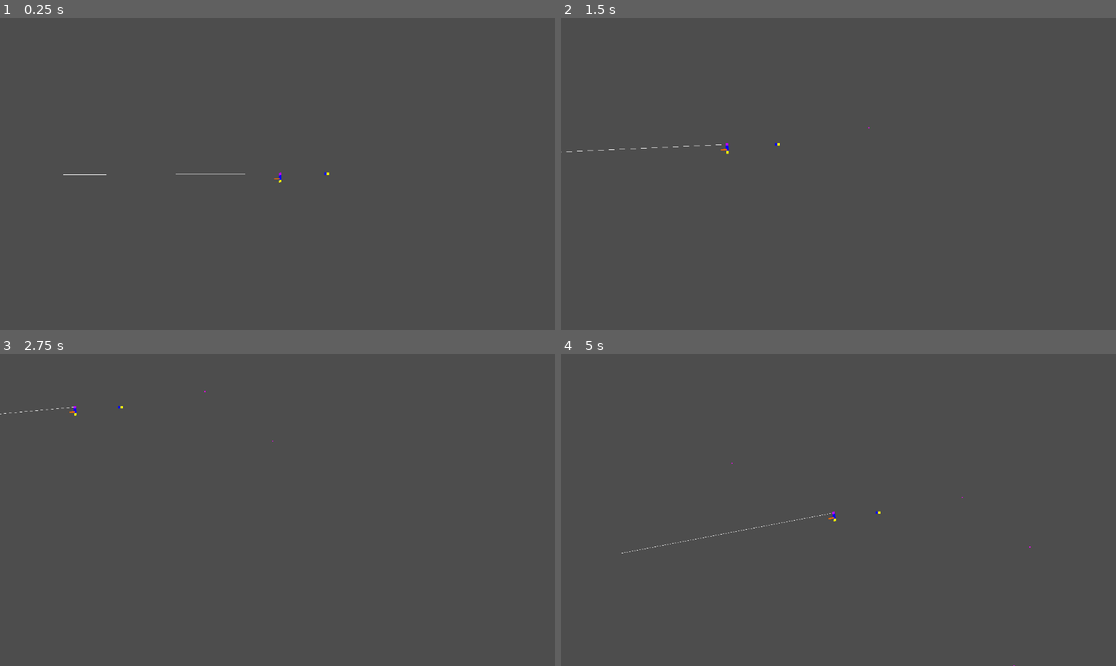
Above: before the commit, frames 1-4 (two rows, left to right).
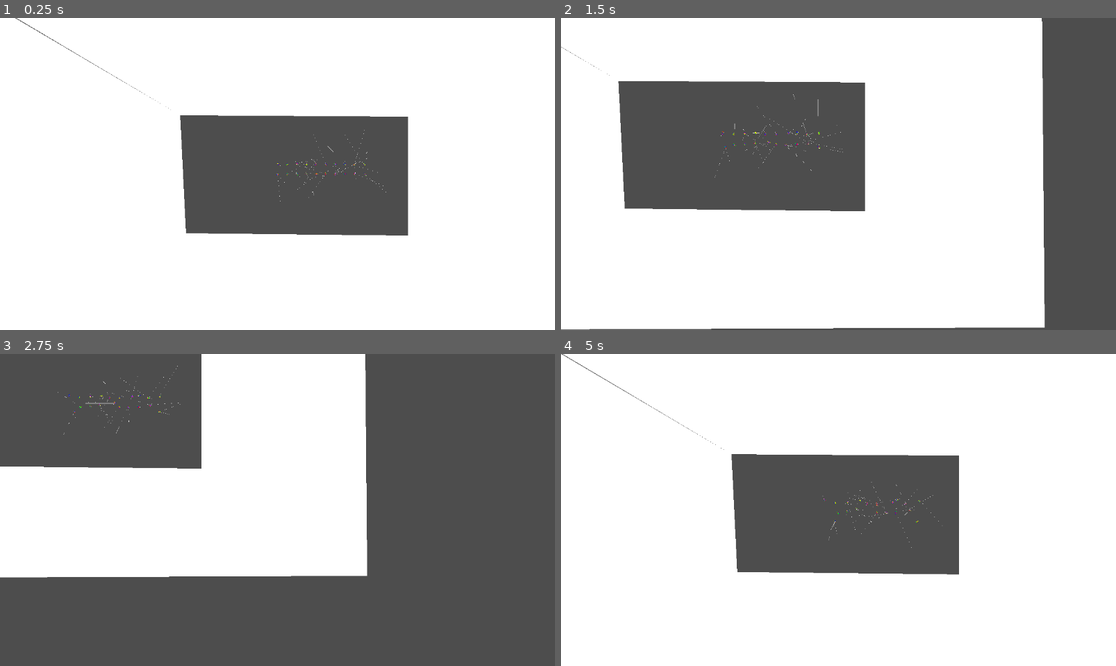
Above: after the commit, the same moments.

Repository: 06gusmog/EVOLUTIONATOR-4000
Game: Godot game, scene res://Misc/world.tscn
The game is run twice, just before and just after one commit, with the same random seed, the same clock (stepped at 60 frames per second) and the same inputs. Before the commit the project starts from res://Misc/testworld.tscn.
Inputs (mouse positions are in pixels of both pictures, inside the frame that each line leads up to):
- Up to frame 1 (0.25 s): no input
- Up to frame 2 (1.5 s): move the mouse to (960, 158) at 0.52 s; hold Right (right) 0.53-1.28 s; click (960, 158) at 0.6 s; tap Shift (zoom_in) at 0.8, 1.35 s; move the mouse to (727, 189) at 1.27 s; hold Down (down) from 1.28 s (still down)
- Up to frame 3 (2.75 s): tap Ctrl (zoom_out) at 1.55, 2.1 s; move the mouse to (333, 441) at 2.02 s; release Down (down) at 2.03 s; hold Right (right) from 2.03 s (still down); click (333, 441) at 2.3 s
- Up to frame 4 (5 s): move the mouse to (810, 572) at 2.77 s; release Right (right) at 2.78 s; hold Up (up) 2.78-3.53 s; click (810, 572) at 2.85 s; tap Shift (zoom_in) at 3.05, 3.6 s; move the mouse to (1005, 556) at 3.52 s; hold Left (left) from 3.53 s (still down); tap Ctrl (zoom_out) at 3.8, 4.35 s; move the mouse to (672, 463) at 4.27 s; click (672, 463) at 4.55 s

The runs differ from the first frame. In frame 1, 85% of the frame differs, in the area x 0-100%, y 0-100%; in frame 2, 69%; in frame 3, 34%; in frame 4, 85%.

Commit message:
Setup cell spawning and bugfixes
There is now a world where the cells spawn and I discovered some various bugs throughout the system. I also changed how the DNA works; now the cell type is selected with a .tscn at the end, because it was easier with the automatic DNA selection.

Diff:
--- a/Godot/Cell Types/Scripts/MoveCell.gd
+++ b/Godot/Cell Types/Scripts/MoveCell.gd
@@ -8,10 +8,10 @@
 func _interpret_special_sauce(special_sauce):
 	var sauce_values = get_from_sauce(special_sauce, ["angle", "weight"])
 	angle = sauce_values[0]
-	strength = sauce_values[1]
+	strength = sauce_values[1] * movement_tweak
 	force = Vector2(cos(angle), sin(angle)) * strength
 	sprite_2d_2.rotation = angle - PI/2
 
 func _act(input, delta):
 	get_parent().apply_impulse(input * force * delta, position)
-	sprite_2d_2.scale.y = strength * input
+	sprite_2d_2.scale.y = strength * input / (movement_tweak * 9)
--- a/Godot/Cell Types/Scripts/RotationCell.gd
+++ b/Godot/Cell Types/Scripts/RotationCell.gd
@@ -2,7 +2,7 @@
 var weight: float
 
 func _interpret_special_sauce(special_sauce):
-	weight = get_from_sauce(special_sauce, ["weight"])
+	weight = get_from_sauce(special_sauce, ["weight"])[0] * movement_tweak
 
 func _update_output(input):
 	output = 0
--- a/Godot/Misc/Creature.gd
+++ b/Godot/Misc/Creature.gd
@@ -2,7 +2,7 @@
 var DNA : Array
 var killing_queue : Array
 var cells : Array
-var energy = 100.0
+var energy = 1000.0
 var food_object
 
 @export var cell_weight : float
@@ -16,7 +16,7 @@
 	food_object = get_parent().get_node('FoodObject')
 	var i = 0
 	for RNA in DNA:
-		var cell_base = load("res://Cell Types/Scenes/" + RNA['Type'] + ".tscn")
+		var cell_base = load("res://Cell Types/Scenes/" + RNA['Type'])
 		var cell_instance = cell_base.instantiate()
 		add_child(cell_instance)
 		cell_instance.unpack(RNA, str(i))
@@ -40,18 +40,18 @@
 
 
 func _on_body_shape_entered(body_rid, body, body_shape_index, local_shape_index):
-	print('---Collision handling start---')
+	#print('---Collision handling start---')
 	if not body is RigidBody2D:
-		print('---Not a creature break---')
+		#print('---Not a creature break---')
 		return 0
 	var local_cell = cells[local_shape_index]
 	var body_cell = body.cells[body_shape_index]
 	print(body_cell)
 	print(local_cell)
 	if 'Eats' in body_cell.tags and not 'Inedible' in local_cell.tags:
-		print('-We have been consumed-')
-		kill_cell(local_shape_index)
-	print('---Collision handling end---')
+		#print('-We have been consumed-')
+		kill_cell(str(local_shape_index))
+	#print('---Collision handling end---')
 
 
 func kill_cell(cellID : String):
--- a/Godot/Misc/FoodObject.gd
+++ b/Godot/Misc/FoodObject.gd
@@ -20,6 +20,9 @@
 
 func _on_body_shape_entered(body_rid, body, body_shape_index, local_shape_index):
 	if body is RigidBody2D:
+		print('Food has been consumed')
+		print(local_shape_index)
+		print(get_child_count())
 		var energy_to_eat = eat_food(local_shape_index)
 		body.energy += energy_to_eat
 	else:
--- a/Godot/Misc/SimulationHandler.gd
+++ b/Godot/Misc/SimulationHandler.gd
@@ -1,18 +1,30 @@
-extends Node
+extends Node2D
 
 var rng = RandomNumberGenerator.new()
 var number_string = "0123456789"
 var cell_types = DirAccess.get_files_at("res://Cell Types/Scenes/")
-
+const CREATURE = preload("res://Misc/creature.tscn")
 @export var creature_amount: int
+@export var creature_size: int
 @export var special_sauce_length: int = 5
+@onready var camera_2d = $Camera2D
+@export var camera_move_speed = 5.0
+@onready var food_object = $FoodObject
 
 # Math functions
 
 func _ready():
-	var DNA = generate_random_DNA(10)
-	for RNA in DNA:
-		print(RNA)
+	for i in range(creature_amount):
+		var dudebro = CREATURE.instantiate()
+		dudebro.DNA = generate_random_DNA(creature_size)
+		dudebro.position += Vector2((i % 10)*20, int(i / 10) * -20)
+		add_child(dudebro)
+
+func _process(delta):
+	camera_2d.position += Input.get_vector( 'left', 'right', 'up', 'down') * camera_move_speed * 1/camera_2d.zoom
+	camera_2d.zoom -= Vector2(0.01, 0.01) * Input.get_axis("zoom_in", "zoom_out") * camera_2d.zoom
+	if Input.is_action_just_pressed("click"):
+		food_object.add_food(20, get_global_mouse_position())
 
 func generate_special_sauce(length : int):
 	var special_sauce = ""
--- a/Godot/Misc/creature.tscn
+++ b/Godot/Misc/creature.tscn
@@ -5,8 +5,8 @@
 [node name="Creature" type="RigidBody2D"]
 max_contacts_reported = 10
 contact_monitor = true
-linear_damp = 2.0
-angular_damp = 5.0
+linear_damp = 10.0
+angular_damp = 10.01
 script = ExtResource("1_2isnp")
 cell_weight = 1.0
 
--- a/Godot/Misc/food_bit.tscn
+++ b/Godot/Misc/food_bit.tscn
@@ -2,11 +2,11 @@
 
 [ext_resource type="Texture2D" uid="uid://be6tg6lcyhdvt" path="res://Misc/visuals/1_white_pixel.png" id="1_gkowr"]
 
-[sub_resource type="CircleShape2D" id="CircleShape2D_x482q"]
-radius = 1.0
+[sub_resource type="RectangleShape2D" id="RectangleShape2D_blp4a"]
+size = Vector2(0.5, 0.5)
 
 [node name="FoodBit" type="CollisionShape2D"]
-shape = SubResource("CircleShape2D_x482q")
+shape = SubResource("RectangleShape2D_blp4a")
 metadata/eaten = false
 
 [node name="Sprite2D" type="Sprite2D" parent="."]
--- a/Godot/Misc/testworld.gd
+++ b/Godot/Misc/testworld.gd
@@ -9,8 +9,9 @@
 	[
 		{'Type':'eye_cell', 'Position':Vector2(1,0), 'Connections':[], 'Special Sauce':'009'},
 		{'Type':'move_cell', 'Position':Vector2(1,1), 'Connections':['0'], 'Special Sauce':'1234'},
-		{'Type':'move_cell', 'Position':Vector2(1,2), 'Connections':['3'], 'Special Sauce':'505'},
-		{'Type':'neuron_cell', 'Position':Vector2(1,3), 'Connections':[], 'Special Sauce':'0051'}
+		{'Type':'move_cell', 'Position':Vector2(1,2), 'Connections':['3'], 'Special Sauce':'509'},
+		{'Type':'neuron_cell', 'Position':Vector2(1,3), 'Connections':[], 'Special Sauce':'0051'},
+		{'Type':'rotation_cell', 'Position':Vector2(1,4), 'Connections':['3'], 'Special Sauce':'999'}
 	],
 	[
 		{'Type':'move_cell', 'Position':Vector2(0,0), 'Connections':['1'], 'Special Sauce':'004'},
--- a/Godot/Misc/world.tscn
+++ b/Godot/Misc/world.tscn
@@ -1,8 +1,24 @@
-[gd_scene load_steps=2 format=3 uid="uid://dqhflav3j0b86"]
+[gd_scene load_steps=4 format=3 uid="uid://dqhflav3j0b86"]
 
 [ext_resource type="Script" path="res://Misc/SimulationHandler.gd" id="1_yl8cj"]
+[ext_resource type="PackedScene" uid="uid://bgpjpvrhc2ioi" path="res://Misc/food_object.tscn" id="2_8ygnx"]
 
+[sub_resource type="PhysicsMaterial" id="PhysicsMaterial_06e6h"]
 
 [node name="World" type="Node2D"]
 script = ExtResource("1_yl8cj")
-creature_amount = 10
+creature_amount = 20
+creature_size = 10
+
+[node name="Camera2D" type="Camera2D" parent="."]
+
+[node name="FoodObject" parent="." instance=ExtResource("2_8ygnx")]
+
+[node name="StaticBody2D" type="StaticBody2D" parent="."]
+physics_material_override = SubResource("PhysicsMaterial_06e6h")
+
+[node name="CollisionPolygon2D" type="CollisionPolygon2D" parent="StaticBody2D"]
+polygon = PackedVector2Array(-202, -122, -190, 123, 271, 128, 271, -119, -202, -122, -633, -378, 609, -353, 615, 351, -650, 356, -633, -378, -633, -378)
+
+[node name="Polygon2D" type="Polygon2D" parent="StaticBody2D"]
+polygon = PackedVector2Array(-202, -122, -190, 123, 271, 128, 271, -119, -202, -122, -633, -378, 609, -353, 615, 351, -650, 356, -633, -376)
--- a/Godot/Standards/Cell.gd
+++ b/Godot/Standards/Cell.gd
@@ -9,6 +9,7 @@
 var connections : Array
 var input : float
 var output : float
+@export var movement_tweak = 50.0
 
 #-- Math Functions --
 func weighted_clamp(number):
@@ -54,6 +55,7 @@
 	for connection in connections:
 		if not connection in cellIDs:
 			temporary_array.append(connection)
+	connections = temporary_array
 
 func update_output():
 	_update_output(input)
--- a/Godot/project.godot
+++ b/Godot/project.godot
@@ -11,7 +11,7 @@
 [application]
 
 config/name="Gymnasiearbete 2"
-run/main_scene="res://Misc/testworld.tscn"
+run/main_scene="res://Misc/world.tscn"
 config/features=PackedStringArray("4.2", "Forward Plus")
 config/icon="res://icon.svg"
 
Not shown, added: Godot/Misc/worA3C0.tmp
